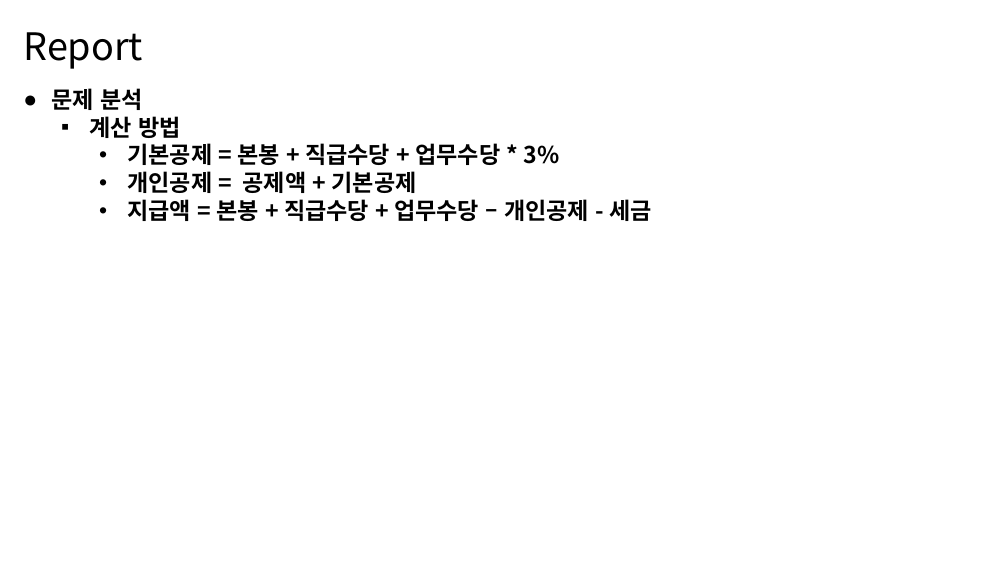
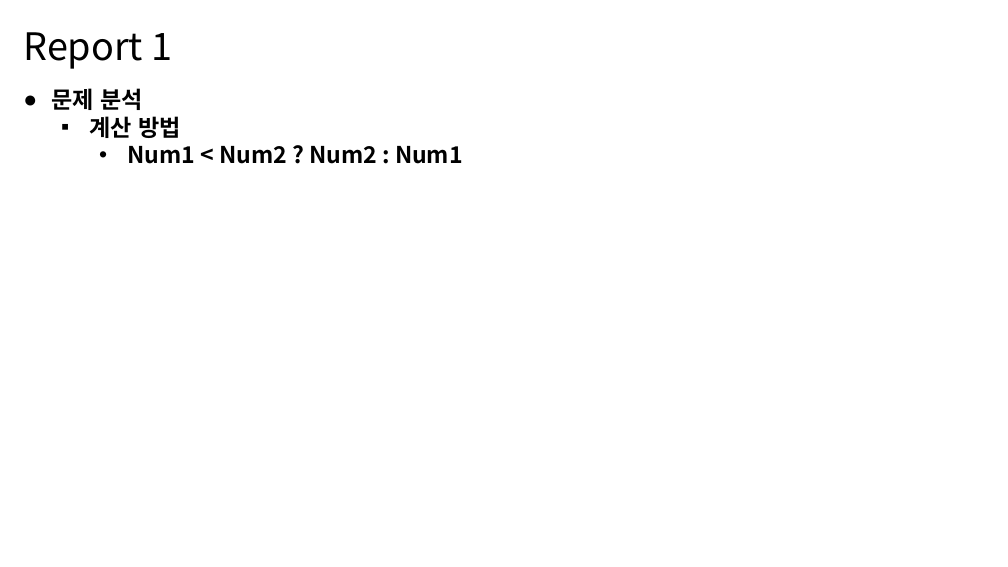
Before and after one commit to MDR-Evan/KBU-ProgrammingLanguageUtilization1, a slide deck: slide 4 of [과제]/[12주차]/12차-김진용-2301111.pptx. Drawn at 1008x567 pixels with LibreOffice and Linux fonts; fonts in the diff are those of the drawing. Boxes give left, top, right and bottom in pixels: in the first picture for what was removed or moved away, otherwise in the second. Text is boxed around its words. In the diff, an @@ line names an element or a change of style, - is before the commit and + after.

```diff
--- a/[과제]/[12주차]/12차-김진용-2301111.pptx
+++ b/[과제]/[12주차]/12차-김진용-2301111.pptx
@@ text at box(23, 32, 173, 69): text changed @@
-Report
+Report 1
@@ text at box(127, 146, 463, 164): text changed @@
-    • 기본공제 = 본봉 + 직급수당 + 업무수당 * 3%
-    • 개인공제 = 공제액 + 기본공제
-    • 지급액 = 본봉 + 직급수당 + 업무수당 – 개인공제 - 세금
+    • Num1 < Num2 ? Num2 : Num1
```
Also in this commit, not shown: 2 other slides changed, 12 slides added, 6 slides removed, 2 other files.
